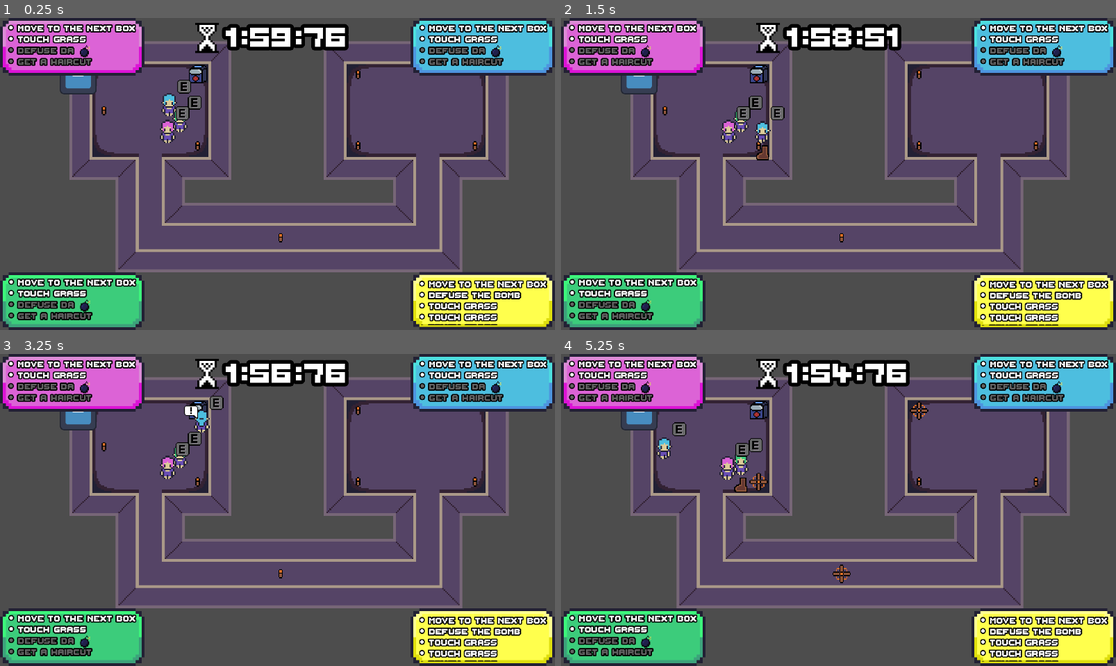
Above: before the commit, frames 1-4 (two rows, left to right).
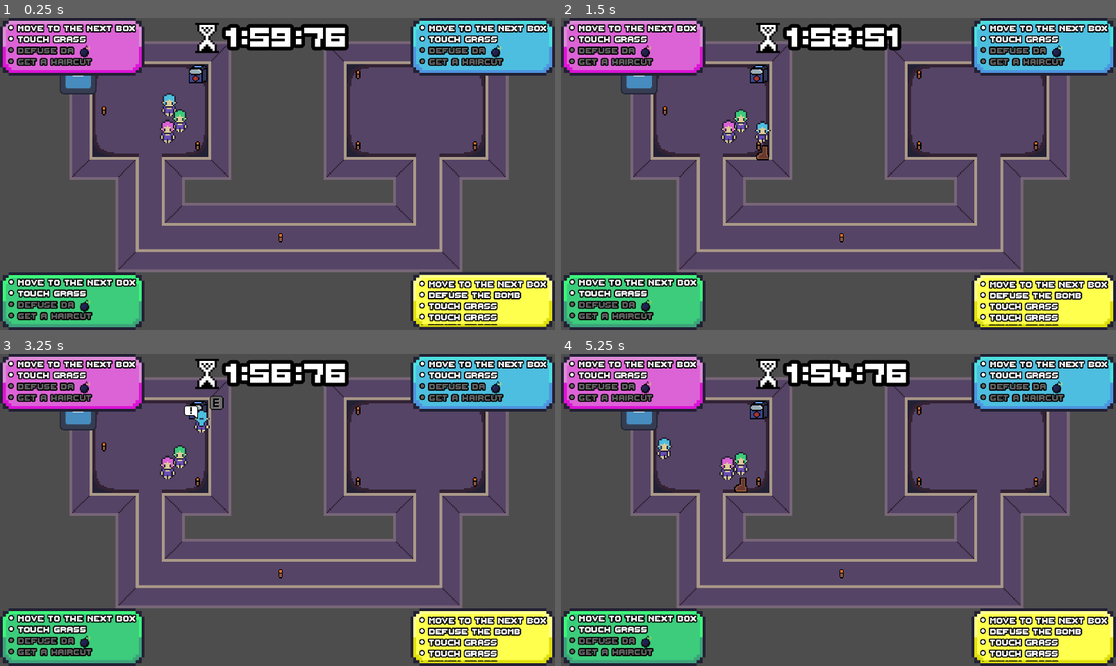
Above: after the commit, the same moments.

Repository: Nebulea-dev/Task-tastrophe
Game: Godot game, scene res://Level1.tscn
The game is run twice, just before and just after one commit, with the same random seed, the same clock (stepped at 60 frames per second) and the same inputs. The engine's default icon, where the game draws it, is replaced by a stand-in: a white triangle on a blue panel in a dark square.
Inputs:
- Up to frame 1 (0.25 s): no input
- Up to frame 2 (1.5 s): hold D (player1_right) 0.53-1.28 s; tap E (player1_activated) at 0.6 s; hold S (player1_down) from 1.28 s (still down); tap Q (player1_kick) at 1.35 s
- Up to frame 3 (3.25 s): release S (player1_down) at 2.03 s; hold D (player1_right) 2.03-2.78 s; tap F (player1_mission) at 2.1 s; hold W (player1_up) from 2.78 s (still down); tap R (player1_ping) at 2.85 s
- Up to frame 4 (5.25 s): release W (player1_up) at 3.53 s; hold A (player1_left) 3.53-5.03 s; tap Keypad 3 (player2_activated) at 3.6 s; tap Down (player2_down) at 4.35 s; hold S (player1_down) from 5.03 s (still down); tap Keypad 1 (player2_kick) at 5.1 s

The runs differ from the first frame. In frame 1, 0.3% of the frame differs, in the area x 31-37%, y 19-33%; in frame 2, 0.3%; in frame 3, 0.2%; in frame 4, 0.6%, in the area x 20-67%, y 15-74%.

Commit message:
feat: Target Parkour is Clickable

Diff:
--- a/objects/managers/TargetManager.tscn
+++ b/objects/managers/TargetManager.tscn
@@ -107,3 +107,4 @@
 volume_db = -12.749
 
 [connection signal="body_entered" from="Area2D" to="." method="_on_area_2d_body_entered"]
+[connection signal="body_exited" from="Area2D" to="." method="_on_area_2d_body_exited"]
--- a/objects/managers/players_manager.gd
+++ b/objects/managers/players_manager.gd
@@ -22,4 +22,5 @@
 		inputManagerNode.move_update.connect(player._on_player_move)
 		inputManagerNode.kick_update.connect(player._on_player_kick)
 		inputManagerNode.ping_update.connect(player._on_player_ping)
+		inputManagerNode.activated_update.connect(player._on_player_action)
 		call_deferred("add_child", player)
--- a/objects/managers/target_manager.gd
+++ b/objects/managers/target_manager.gd
@@ -23,16 +23,15 @@
 
 
 func _on_area_2d_body_entered(body: Node2D) -> void:
-	if not isChallengeStarted:
-		if body is Player:
-			isChallengeStarted = true
-			$StartSound.play()
-			currTargetList.shuffle()
-			currInChallenge = nbInChallenge
-			for i in range(nbInChallenge):
-				var currTarget: MoveTarget = currTargetList[i]
-				activatedTargetList.append(currTarget)
-				currTarget.open_target(body.playerIndex)
+	if body is Player:
+		body.press_action.connect(_on_action_pressed)
+
+
+
+func _on_area_2d_body_exited(body: Node2D) -> void:
+	if body is Player:
+		body.press_action.disconnect(_on_action_pressed)
+
 
 func _on_target_finished() -> void:
 	currInChallenge -= 1
@@ -41,3 +40,14 @@
 	else:
 		$FinishTargetsSound.play()
 		isChallengeStarted = false
+
+func _on_action_pressed(playerIndex: int) -> void:
+	if not isChallengeStarted:
+		isChallengeStarted = true
+		$StartSound.play()
+		currTargetList.shuffle()
+		currInChallenge = nbInChallenge
+		for i in range(nbInChallenge):
+			var currTarget: MoveTarget = currTargetList[i]
+			activatedTargetList.append(currTarget)
+			currTarget.open_target(playerIndex)
--- a/objects/player/Player.tscn
+++ b/objects/player/Player.tscn
@@ -6,6 +6,7 @@
 [ext_resource type="AudioStream" uid="uid://sc5r0038foav" path="res://assets/Punch 2_3.wav" id="4_d7li0"]
 [ext_resource type="AudioStream" uid="uid://sdnyydpnn6rk" path="res://assets/Drop 4_2.wav" id="5_bop6s"]
 [ext_resource type="Texture2D" uid="uid://b18fth5s2k2gm" path="res://objects/player/KeyPopUp.png" id="6_h03fx"]
+[ext_resource type="AudioStream" uid="uid://d0m8yxup56trp" path="res://assets/Click (12).wav" id="7_0hj6r"]
 
 [sub_resource type="CapsuleShape2D" id="CapsuleShape2D_qikmd"]
 radius = 24.0
@@ -215,5 +216,9 @@
 "": SubResource("AnimationLibrary_f8wyl")
 }
 
+[node name="ClickSound" type="AudioStreamPlayer" parent="."]
+stream = ExtResource("7_0hj6r")
+volume_db = -8.723
+
 [connection signal="timeout" from="KickCooldown" to="." method="_on_kick_cooldown_timeout"]
 [connection signal="timeout" from="PingCooldown" to="." method="_on_ping_cooldown_timeout"]
--- a/objects/player/player.gd
+++ b/objects/player/player.gd
@@ -4,6 +4,8 @@
 
 var kick_res = preload("res://objects/projectiles/Kick.tscn")
 var ping_res = preload("res://objects/projectiles/Ping.tscn")
+
+signal press_action(playerIndex: int)
 
 @onready var playerAnimation = $AnimationPlayer
 
@@ -51,6 +53,8 @@
 				real_velocity = collided_entity.get_remainder()
 	else:
 		real_velocity = velocity
+
+	$KeySprite.visible =  press_action.get_connections().size() > 0
 
 
 func _on_player_move(move_x : Array[float], move_y : Array[float]) -> void:
@@ -117,3 +121,9 @@
 
 func _on_ping_cooldown_timeout() -> void:
 	can_ping = true
+
+
+func _on_player_action(activation_array : Array[bool]) -> void:
+	if(activation_array[playerIndex]):
+		press_action.emit(playerIndex)
+		$ClickSound.play()
Not shown, added: assets/Click (12).wav.import
Not shown: 1 places in objects/player/Player.tscn that only renumber resources
Not shown, removed: objects/player/snd_dumbvictory.wav.import
Not shown, added: assets/Click (12).wav
Not shown, removed: objects/player/snd_dumbvictory.wav
